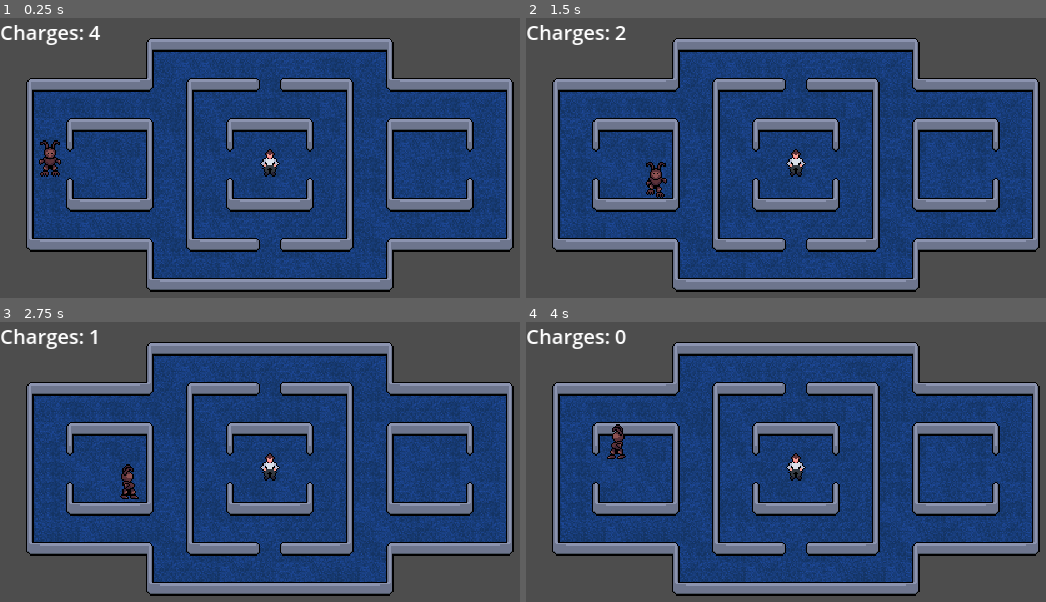
Above: before the commit, frames 1-4 (two rows, left to right).
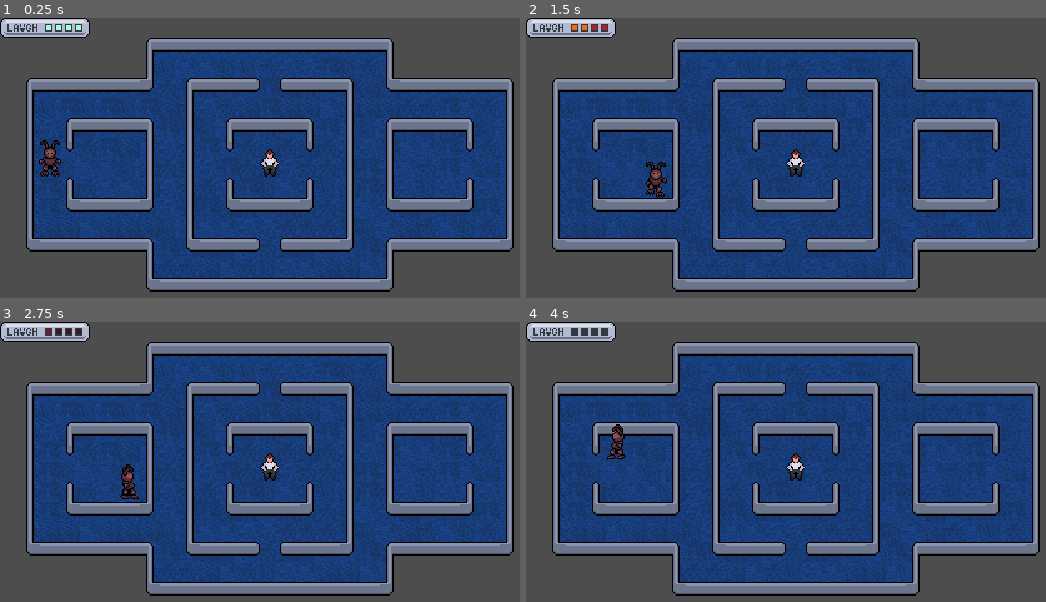
Above: after the commit, the same moments.

Repository: Byteron/NotFreddys
Game: Godot game, scene res://src/level/level.tscn
Same seed, same stepped clock (60 frames per second), same inputs: the game is played once before the commit and once after it.
Inputs:
- Up to frame 1 (0.25 s): no input
- Up to frame 2 (1.5 s): tap Enter at 0.5 s; hold D (move_right) 0.53-1.28 s; hold E (interact) 0.53-1.28 s; hold S (move_down) from 1.28 s (still down); tap E (interact) at 1.35 s
- Up to frame 3 (2.75 s): tap Space at 2 s; release S (move_down) at 2.03 s; hold D (move_right) from 2.03 s (still down); hold E (interact) from 2.03 s (still down)
- Up to frame 4 (4 s): tap Enter at 2.75 s; release D (move_right) at 2.78 s; release E (interact) at 2.78 s; hold W (move_up) 2.78-3.53 s; tap E (interact) at 2.85 s; tap Space at 3.5 s; hold A (move_left) from 3.53 s (still down); hold E (interact) from 3.53 s (still down)

The runs differ from the first frame. In frame 1, 1.4% of the frame differs, in the area x 0-20%, y 0-10%; in frame 2, 1.4%; in frame 3, 1.3%; in frame 4, 1.4%.

Commit message:
use hud texture for charges

Diff:
--- a/src/level/level.gd
+++ b/src/level/level.gd
@@ -22,13 +22,19 @@
 @onready var cams: Node2D = $Cams
 @onready var batteries: Node2D = $Batteries
 
-@onready var charges_label: Label = $CanvasLayer/ChargesLabel
+@onready var charges_rect: TextureRect = $CanvasLayer/ChargesRect
 
 @export var battery_scene: PackedScene
 @export var max_batteries: int
 
 var active_camera: Cam
 var current_camera: Cam
+
+
+func update_monster_charges(delta: int = 0) -> void:
+	monster.charges = clamp(monster.charges + delta, 0, Monster.MAX_CHARGES)
+	var texture := charges_rect.texture as AtlasTexture
+	texture.region.position.x = 72 * monster.charges
 
 
 func _ready() -> void:
@@ -38,7 +44,7 @@
 	guard.cell = (guard.position / GRID_SIZE).floor()
 	guard.position = guard.cell * GRID_SIZE
 
-	charges_label.text = "Charges: %d" % monster.charges
+	update_monster_charges()
 
 
 func _input(event: InputEvent) -> void:
@@ -61,9 +67,7 @@
 	if monster.charges == 0:
 		return
 
-	monster.charges -= 1
-
-	charges_label.text = "Charges: %d" % monster.charges
+	update_monster_charges(-1)
 
 	for n_direction in NEIGHBORS:
 		var n_cell = monster.cell + n_direction
@@ -163,7 +167,6 @@
 
 	battery.area_entered.connect(func(area: Area2D):
 		if area is Monster:
-			area.charges = clamp(area.charges + 1, 0, Monster.MAX_CHARGES)
-			charges_label.text = "Charges: %d" % monster.charges
+			update_monster_charges(1)
 			battery.queue_free()
 	)
--- a/src/level/level.tscn
+++ b/src/level/level.tscn
@@ -1,11 +1,16 @@
-[gd_scene load_steps=8 format=3 uid="uid://cpqfrkyris6fj"]
+[gd_scene load_steps=10 format=3 uid="uid://cpqfrkyris6fj"]
 
 [ext_resource type="Script" path="res://src/level/level.gd" id="1_5evho"]
 [ext_resource type="PackedScene" uid="uid://bnmtdl41edhgn" path="res://src/level/maze.tscn" id="2_mxshm"]
 [ext_resource type="PackedScene" uid="uid://w3kx0xop7gfl" path="res://src/monster/monster.tscn" id="2_xi6mj"]
 [ext_resource type="PackedScene" uid="uid://brsfhy0qx11ak" path="res://src/guard/guard.tscn" id="3_hq3pm"]
+[ext_resource type="Texture2D" uid="uid://y1pojuur2jt7" path="res://assets/images/hud/laugh.png" id="3_lrgnl"]
 [ext_resource type="PackedScene" uid="uid://cy0xud2cmg30f" path="res://src/cam/cam.tscn" id="4_gaxnp"]
 [ext_resource type="PackedScene" uid="uid://2mrbddcl1wad" path="res://src/battery/battery.tscn" id="6_t2rc0"]
+
+[sub_resource type="AtlasTexture" id="AtlasTexture_5esgl"]
+atlas = ExtResource("3_lrgnl")
+region = Rect2(0, 0, 72, 16)
 
 [sub_resource type="RectangleShape2D" id="RectangleShape2D_gfyp0"]
 size = Vector2(48, 48)
@@ -17,9 +22,12 @@
 
 [node name="CanvasLayer" type="CanvasLayer" parent="."]
 
-[node name="ChargesLabel" type="Label" parent="CanvasLayer"]
-offset_right = 40.0
-offset_bottom = 23.0
+[node name="ChargesRect" type="TextureRect" parent="CanvasLayer"]
+texture_filter = 1
+offset_right = 72.0
+offset_bottom = 16.0
+texture = SubResource("AtlasTexture_5esgl")
+stretch_mode = 2
 
 [node name="BatteryTimer" type="Timer" parent="."]
 wait_time = 10.0
